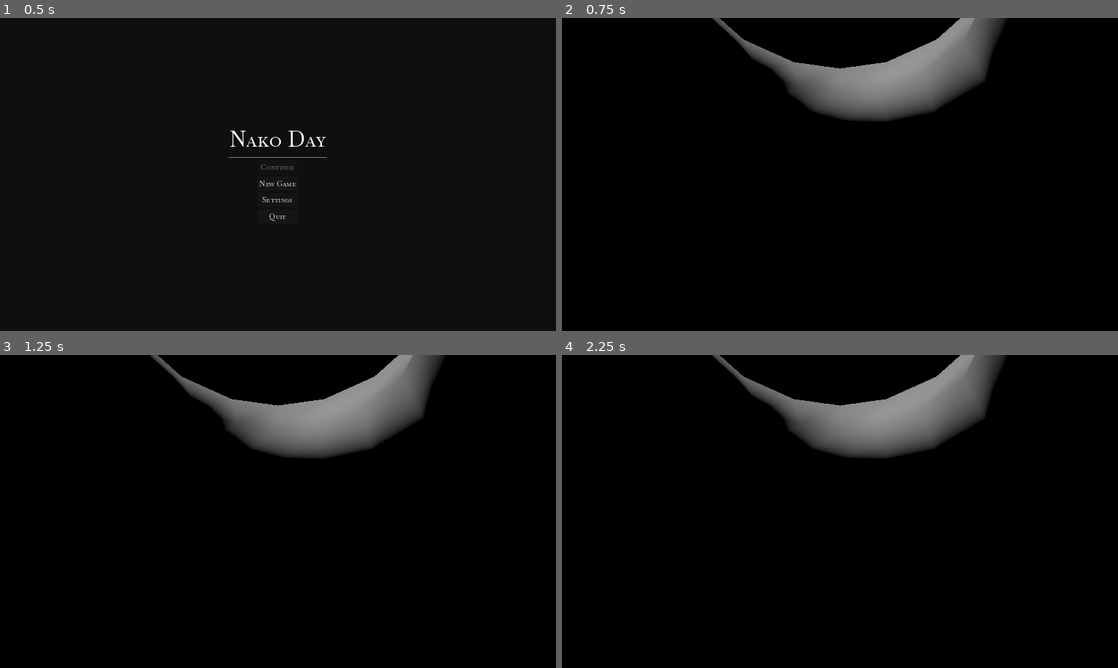
Above: before the commit, frames 1-4 (two rows, left to right).
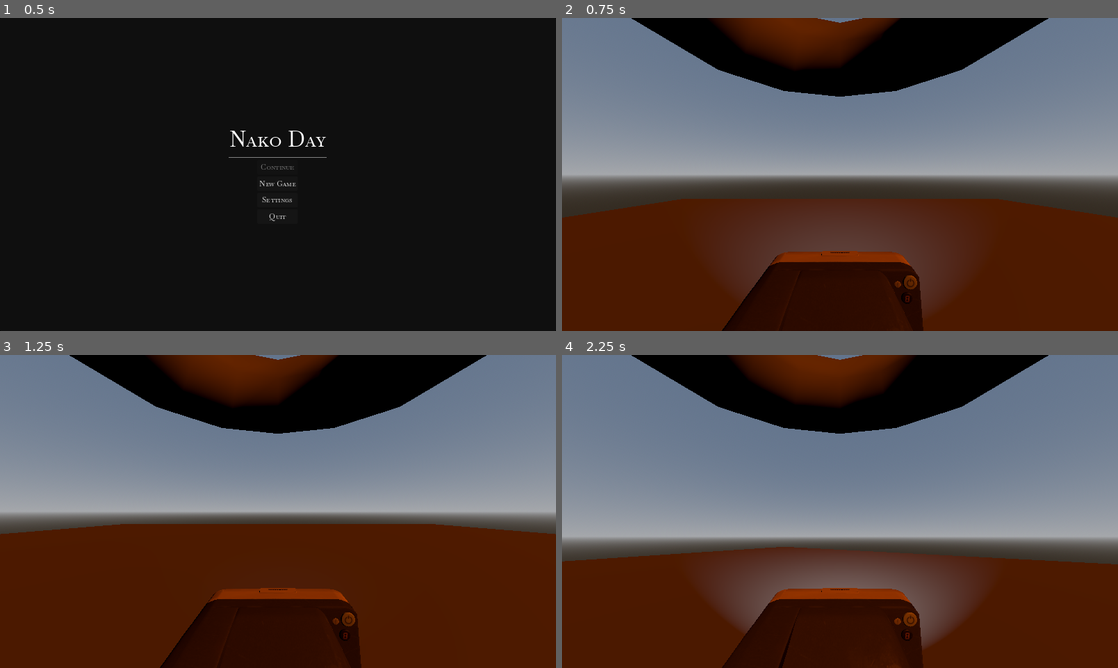
Above: after the commit, the same moments.

Repository: Yarnsh/NakoDay
Game: Godot game, scene res://main_scene.tscn
Two runs of this game, one before a commit and one after it. Both use one fixed random seed, a clock stepped at 60 frames per second and the inputs below.
Inputs (mouse positions are in pixels of both pictures, inside the frame that each line leads up to):
- Up to frame 1 (0.5 s): no input
- Up to frame 2 (0.75 s): click "New Game" at 0.5 s
- Up to frame 3 (1.25 s): no input
- Up to frame 4 (2.25 s): tap Enter at 1.25 s; move the mouse to (867, 511) at 1.27 s; hold Tab (PreGreen, bound only before the commit) 1.28-2.03 s; hold W (forward) from 1.28 s (still down); click (867, 511) at 1.55 s; move the mouse to (812, 511) at 2.02 s; click (812, 511) at 2.1 s

Frame 1 is identical in both runs. In frame 2, 95% of the frame differs, in the area x 0-100%, y 0-100%; in frame 3, 95%; in frame 4, 96%.

Commit message:
basic camera setup

Diff:
--- /dev/null
+++ b/FlashLight.gd
@@ -0,0 +1,22 @@
+extends SpotLight3D
+
+@export var follow_node : Node3D
+const flash_strength = 20.0
+
+func _ready():
+	pass # Replace with function body.
+
+func _process(delta):
+	global_transform = follow_node.global_transform
+
+	var rate = 20
+	light_energy = lerpf(light_energy, 0.0, (rate * delta)*(rate * delta))
+
+func flash():
+	# TODO: check cooldown
+	light_energy = flash_strength
+	# TODO: flash sound, and save the picture
+
+func _input(event):
+	if event.is_action_pressed("Action"):
+		flash()
--- a/GameScene.tscn
+++ b/GameScene.tscn
@@ -1,10 +1,12 @@
-[gd_scene load_steps=14 format=3 uid="uid://bhplchb2q2ngm"]
+[gd_scene load_steps=20 format=3 uid="uid://bhplchb2q2ngm"]
 
 [ext_resource type="Script" path="res://game_scene.gd" id="1_xitn6"]
 [ext_resource type="Script" path="res://ScreenResolutionHandling.gd" id="2_7q2pr"]
 [ext_resource type="Environment" uid="uid://dwl1k4slfqgem" path="res://visual_env.tres" id="3_a7c60"]
 [ext_resource type="Shader" path="res://final.gdshader" id="4_nidko"]
+[ext_resource type="PackedScene" uid="uid://dmxgn3ht8emhb" path="res://Models/polaroid_camera.glb" id="4_ry2yh"]
 [ext_resource type="PackedScene" uid="uid://1neqraec1bd8" path="res://character.tscn" id="5_80ojv"]
+[ext_resource type="Script" path="res://FlashLight.gd" id="7_lmnb6"]
 
 [sub_resource type="TorusMesh" id="TorusMesh_4wi03"]
 rings = 12
@@ -85,12 +87,25 @@
 "RESET": SubResource("Animation_wf1sp")
 }
 
+[sub_resource type="BoxMesh" id="BoxMesh_ro8if"]
+size = Vector3(40, 1, 40)
+
+[sub_resource type="ConcavePolygonShape3D" id="ConcavePolygonShape3D_srxss"]
+data = PackedVector3Array(-20, 0.5, 20, 20, 0.5, 20, -20, -0.5, 20, 20, 0.5, 20, 20, -0.5, 20, -20, -0.5, 20, 20, 0.5, -20, -20, 0.5, -20, 20, -0.5, -20, -20, 0.5, -20, -20, -0.5, -20, 20, -0.5, -20, 20, 0.5, 20, 20, 0.5, -20, 20, -0.5, 20, 20, 0.5, -20, 20, -0.5, -20, 20, -0.5, 20, -20, 0.5, -20, -20, 0.5, 20, -20, -0.5, -20, -20, 0.5, 20, -20, -0.5, 20, -20, -0.5, -20, 20, 0.5, 20, -20, 0.5, 20, 20, 0.5, -20, -20, 0.5, 20, -20, 0.5, -20, 20, 0.5, -20, -20, -0.5, 20, 20, -0.5, 20, -20, -0.5, -20, 20, -0.5, 20, 20, -0.5, -20, -20, -0.5, -20)
+
+[sub_resource type="BoxMesh" id="BoxMesh_obbme"]
+size = Vector3(2, 8, 2)
+
+[sub_resource type="ConcavePolygonShape3D" id="ConcavePolygonShape3D_slhim"]
+data = PackedVector3Array(-1, 4, 1, 1, 4, 1, -1, -4, 1, 1, 4, 1, 1, -4, 1, -1, -4, 1, 1, 4, -1, -1, 4, -1, 1, -4, -1, -1, 4, -1, -1, -4, -1, 1, -4, -1, 1, 4, 1, 1, 4, -1, 1, -4, 1, 1, 4, -1, 1, -4, -1, 1, -4, 1, -1, 4, -1, -1, 4, 1, -1, -4, -1, -1, 4, 1, -1, -4, 1, -1, -4, -1, 1, 4, 1, -1, 4, 1, 1, 4, -1, -1, 4, 1, -1, 4, -1, 1, 4, -1, -1, -4, 1, 1, -4, 1, -1, -4, -1, 1, -4, 1, 1, -4, -1, -1, -4, -1)
+
 [node name="GameScene" type="Node3D"]
 script = ExtResource("1_xitn6")
 
 [node name="DirectionalLight3D" type="DirectionalLight3D" parent="."]
-transform = Transform3D(0.686935, 0.415175, -0.596447, 0, 0.820741, 0.571301, 0.726719, -0.392447, 0.563796, -1.9499, 0, 0)
+transform = Transform3D(-0.563657, 0.4719, -0.677939, 2.40292e-08, 0.820741, 0.571301, 0.826009, 0.322018, -0.462616, -1.9499, 0, 0)
 layers = 1023
+light_color = Color(0.682639, 0.268823, 0, 1)
 
 [node name="Color" type="SubViewport" parent="."]
 audio_listener_enable_3d = true
@@ -101,7 +116,6 @@
 [node name="Camera3D" type="Camera3D" parent="Color"]
 transform = Transform3D(-0.999501, 0.00904227, -0.0302815, 0.00851773, 0.999812, 0.0174066, 0.0304332, 0.01714, -0.99939, 0.00377429, 20.7491, 68.0624)
 cull_mask = 1
-environment = ExtResource("3_a7c60")
 current = true
 fov = 90.0
 far = 1000.0
@@ -113,12 +127,20 @@
 
 [node name="Camera3D" type="Camera3D" parent="Horns"]
 cull_mask = 2
-environment = ExtResource("3_a7c60")
 
 [node name="MeshInstance3D" type="MeshInstance3D" parent="Horns/Camera3D"]
-transform = Transform3D(0.5, 0, 0, 0, 0.5, 0, 0, 0, 0.5, 0, 0.270063, -0.415618)
+transform = Transform3D(0.5, 0, 0, 0, 0.5, 0, 0, 0, 0.5, 0, 0.433562, -0.415618)
 layers = 2
 mesh = SubResource("TorusMesh_4wi03")
+
+[node name="Camera" parent="Horns/Camera3D" instance=ExtResource("4_ry2yh")]
+transform = Transform3D(1, 0, 0, 0, 1, 0, 0, 0, 1, 0, -0.476746, -0.370671)
+
+[node name="defaultMaterial" parent="Horns/Camera3D/Camera/Sketchfab_model/Collada visual scene group/Instant" index="0"]
+layers = 2
+
+[node name="FlashPoint" type="Node3D" parent="Horns/Camera3D/Camera"]
+transform = Transform3D(1, 0, 0, 0, 1, 0, 0, 0, 1, 0.112785, 0.253483, -0.131423)
 
 [node name="TextureRect" type="TextureRect" parent="."]
 material = SubResource("ShaderMaterial_epuaq")
@@ -132,13 +154,45 @@
 [node name="Character" parent="." instance=ExtResource("5_80ojv")]
 collision_layer = 2147483649
 
-[node name="RootCam" parent="Character" index="0" node_paths=PackedStringArray("cams")]
+[node name="RootCam" parent="Character" index="0" node_paths=PackedStringArray("cams", "no_fov_cams")]
 transform = Transform3D(-1, 0, -8.74228e-08, 0, 1, 0, 8.74228e-08, 0, -1, 0, 0.729163, 0)
 cams = [NodePath("../../Color/Camera3D")]
+no_fov_cams = [NodePath("../../Horns/Camera3D")]
 
 [node name="ShaderFinish" type="AnimationPlayer" parent="."]
 libraries = {
 "": SubResource("AnimationLibrary_utdd1")
 }
 
+[node name="WorldEnvironment" type="WorldEnvironment" parent="."]
+environment = ExtResource("3_a7c60")
+
+[node name="World" type="Node3D" parent="."]
+
+[node name="MeshInstance3D" type="MeshInstance3D" parent="World"]
+transform = Transform3D(1, 0, 0, 0, 1, 0, 0, 0, 1, 0, -3.05532, 0)
+mesh = SubResource("BoxMesh_ro8if")
+
+[node name="StaticBody3D" type="StaticBody3D" parent="World/MeshInstance3D"]
+
+[node name="CollisionShape3D" type="CollisionShape3D" parent="World/MeshInstance3D/StaticBody3D"]
+shape = SubResource("ConcavePolygonShape3D_srxss")
+
+[node name="MeshInstance3D2" type="MeshInstance3D" parent="World"]
+transform = Transform3D(1, 0, 0, 0, 1, 0, 0, 0, 1, 0, 0.388861, -5.77376)
+mesh = SubResource("BoxMesh_obbme")
+
+[node name="StaticBody3D" type="StaticBody3D" parent="World/MeshInstance3D2"]
+
+[node name="CollisionShape3D" type="CollisionShape3D" parent="World/MeshInstance3D2/StaticBody3D"]
+shape = SubResource("ConcavePolygonShape3D_slhim")
+
+[node name="FlashLight" type="SpotLight3D" parent="." node_paths=PackedStringArray("follow_node")]
+light_energy = 10.0
+spot_range = 40.0
+spot_angle = 50.0
+script = ExtResource("7_lmnb6")
+follow_node = NodePath("../Horns/Camera3D/Camera/FlashPoint")
+
+[editable path="Horns/Camera3D/Camera"]
 [editable path="Character"]
--- a/project.godot
+++ b/project.godot
@@ -86,9 +86,9 @@
 "events": [Object(InputEventKey,"resource_local_to_scene":false,"resource_name":"","device":-1,"window_id":0,"alt_press …(182 unchanged characters)…
 ]
 }
-PreGreen={
+Action={
 "deadzone": 0.5,
-"events": [Object(InputEventKey,"resource_local_to_scene":false,"resource_name":"","device":-1,"window_id":0,"alt_pressed":false,"shift_pressed":false,"ctrl_pressed":false,"meta_pressed":false,"pressed":false,"keycode":0,"physical_keycode":4194306,"key_label":0,"unicode":0,"echo":false,"script":null)
+"events": [Object(InputEventMouseButton,"resource_local_to_scene":false,"resource_name":"","device":-1,"window_id":0,"alt_pressed":false,"shift_pressed":false,"ctrl_pressed":false,"meta_pressed":false,"button_mask":1,"position":Vector2(101, 15),"global_position":Vector2(105, 56),"factor":1.0,"button_index":1,"canceled":false,"pressed":true,"double_click":false,"script":null)
 ]
 }
 
--- a/visual_env.tres
+++ b/visual_env.tres
@@ -1,21 +1,13 @@
 [gd_resource type="Environment" load_steps=3 format=3 uid="uid://dwl1k4slfqgem"]
 
-[sub_resource type="ProceduralSkyMaterial" id="ProceduralSkyMaterial_thvx8"]
-sky_top_color = Color(0, 0, 0, 1)
-sky_horizon_color = Color(0, 0, 0, 1)
-sky_cover_modulate = Color(0, 0, 0, 1)
-ground_bottom_color = Color(0, 0, 0, 1)
-ground_horizon_color = Color(0, 0, 0, 1)
-sun_angle_max = 5.0
-sun_curve = 1033.3
-use_debanding = false
+[sub_resource type="ProceduralSkyMaterial" id="ProceduralSkyMaterial_rgmar"]
 
-[sub_resource type="Sky" id="Sky_6gjyn"]
-sky_material = SubResource("ProceduralSkyMaterial_thvx8")
+[sub_resource type="Sky" id="Sky_00rrr"]
+sky_material = SubResource("ProceduralSkyMaterial_rgmar")
 
 [resource]
 background_mode = 2
-sky = SubResource("Sky_6gjyn")
+sky = SubResource("Sky_00rrr")
 ambient_light_source = 1
 ambient_light_sky_contribution = 0.0
 ambient_light_energy = 0.0
Not shown, removed: Export/attribution.txt
Binary file added: Models/polaroid_camera.glb
Not shown, added: Models/polaroid_camera.glb.import
Binary file added: Models/polaroid_camera_0.png
Not shown, added: Models/polaroid_camera_0.png.import
Binary file added: Models/polaroid_camera_1.png
Not shown, added: Models/polaroid_camera_1.png.import
Binary file added: Models/polaroid_camera_2.png
Not shown, added: Models/polaroid_camera_2.png.import
